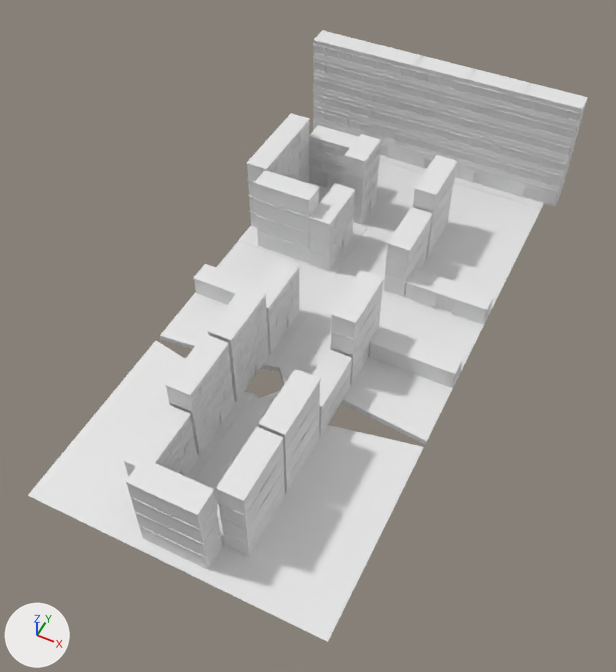
The FBX model Assets/Models/city.fbx: old version first, new version second.
Camera for both pictures: a camera (50 mm lens) standing at (39.3, -48.9, 102.2) and looking at (-0.1, 29.9, 3.8). Lighting does not change. The marker at lower left points along +X, +Y and +Z. Where no turn or scale is listed for an object, it has been applied to the vertices.

Names of what the first picture shows: 'Edificio.002', 'Edificio.005', 'Edificio.006', 'Edificio.011', 'Edificio.012', 'Edificio.014', 'Edificio.015', 'Edificio.016', 'Edificio.018', 'Edificio.019', 'Edificios Traseros', 'Suelo', 'Suelo.001'.
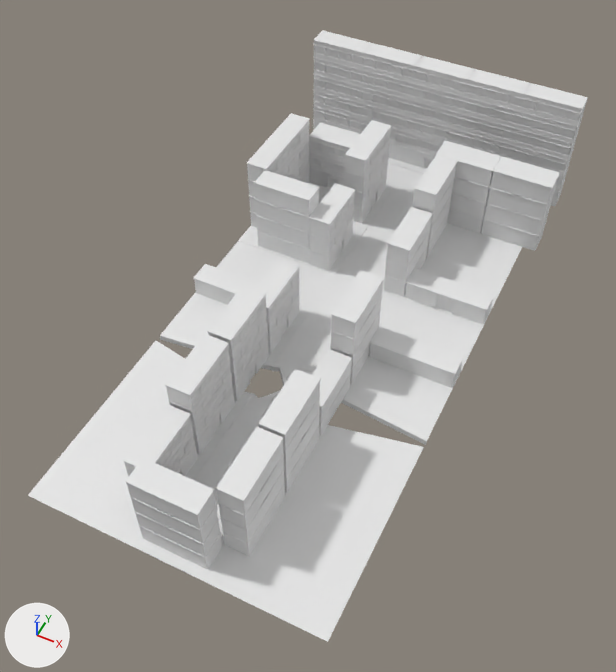
Commit message: upd: fix city errors

Boxes [x1, y1, x2, y2] around the edits, measured in the pictures (616 x 672 px):
```json
{"object": "Edificio.021", "change": "added", "after": [481, 156, 560, 251]}
{"object": "Edificio.020", "change": "added", "after": [436, 140, 501, 234]}
{"object": "Edificio.006", "change": "moved, rescaled", "before": [344, 134, 381, 224], "after": [344, 120, 391, 223], "on screen": "26% wider, 14% taller"}
{"object": "Edificio.002", "change": "moved, rescaled", "before": [309, 125, 358, 188], "after": [309, 122, 360, 188]}
```

Edits to the scene script, one JSON object a line:
```json
{"op": "add", "block": "me_cubo_047", "code": ["me_cubo_047 = bpy.data.meshes.new('Cubo.047')", "me_cubo_047.from_pydata(...)  # 846 vertices, 820 faces; spans x -5.07..5.07, y -2.3..2.4, z -3.5..10.5"]}
{"op": "set", "path": "ob_edificio_002.location", "old": "(-14.0, 70.1, 3.5)", "new": "(-14.0, 70.6, 3.5)"}
{"op": "set", "path": "ob_edificio_002.scale", "old": "(1.0, 1.0, 1.0)", "new": "(1.24, 1.0, 1.0)"}
{"op": "set", "path": "ob_edificio_006.location", "old": "(-7.0, 64.9, 3.5)", "new": "(-7.0, 67.4, 3.5)"}
{"op": "set", "path": "ob_edificio_006.scale", "old": "(1.0, 0.683, 1.0)", "new": "(1.0, 1.12, 1.0)"}
{"op": "add", "block": "ob_edificio_021", "code": ["ob_edificio_021 = bpy.data.objects.new('Edificio.021', me_cubo_047)", "ob_edificio_021.location = (20.2, 70.9, 3.5)"]}
{"op": "add", "block": "ob_edificio_020", "code": ["ob_edificio_020 = bpy.data.objects.new('Edificio.020', me_cubo_047.copy())", "ob_edificio_020.location = (10.0, 70.9, 3.5)"]}
```
